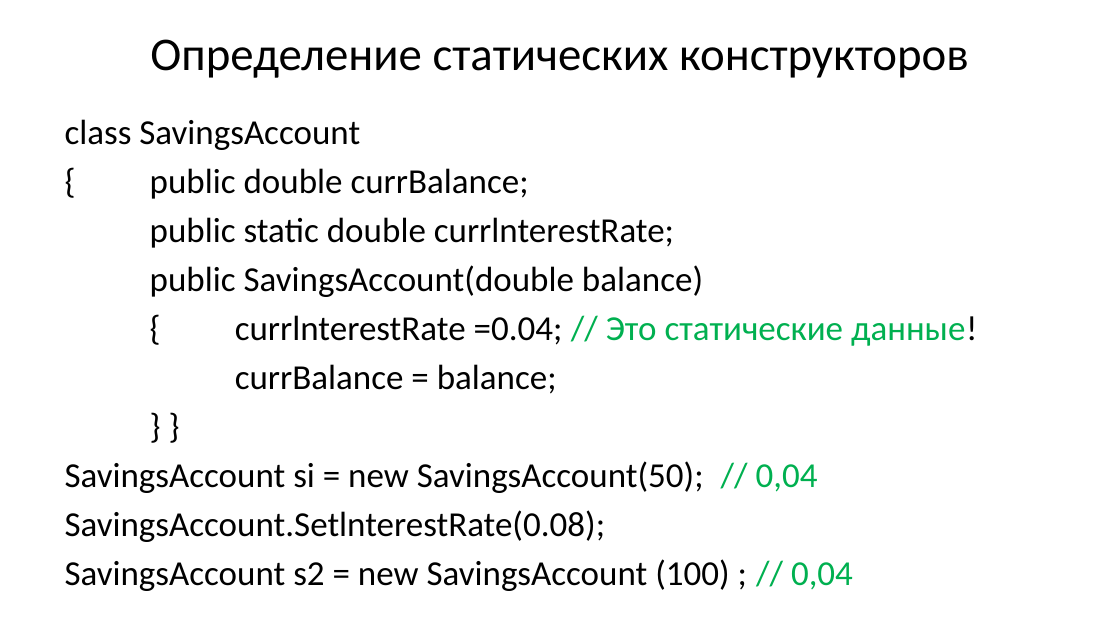
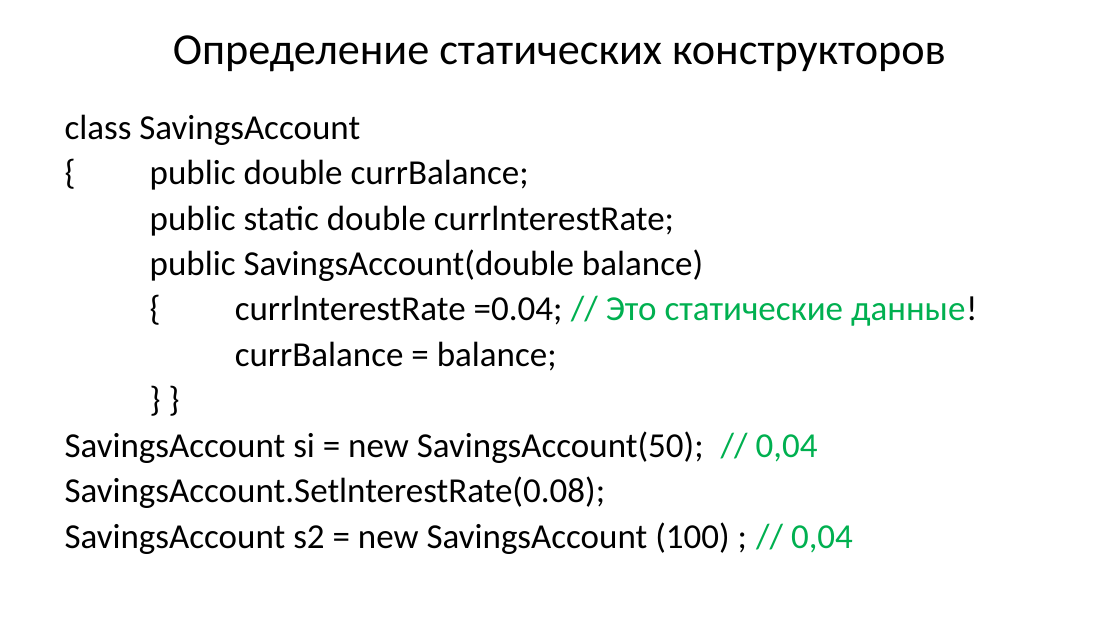
Before and after one commit to Mrztv/KRSU, a slide deck: slide 34 of 2026/ООП/Хмелева/ООП1.pptx. Drawn at 1120x639 pixels with LibreOffice and Linux fonts; fonts in the diff are those of the drawing. Boxes give left, top, right and bottom in pixels: in the first picture for what was removed or moved away, otherwise in the second. Text is boxed around its words. In the diff, an @@ line names an element or a change of style, - is before the commit and + after.

```diff
--- a/2026/ООП/Хмелева/ООП1.pptx
+++ b/2026/ООП/Хмелева/ООП1.pptx
@@ title "Определение статических конструкторов" at (x1=173, y1=35, x2=946, y2=72): size 39.6 to 37.4 pt; line spacing 1 to 0.8 @@
@@ text "class SavingsAccount" at (x1=65, y1=114, x2=978, y2=554): line spacing 1 to 0.9 @@
```
Also in this commit, not shown: 58 other slides changed, 27 other files.
